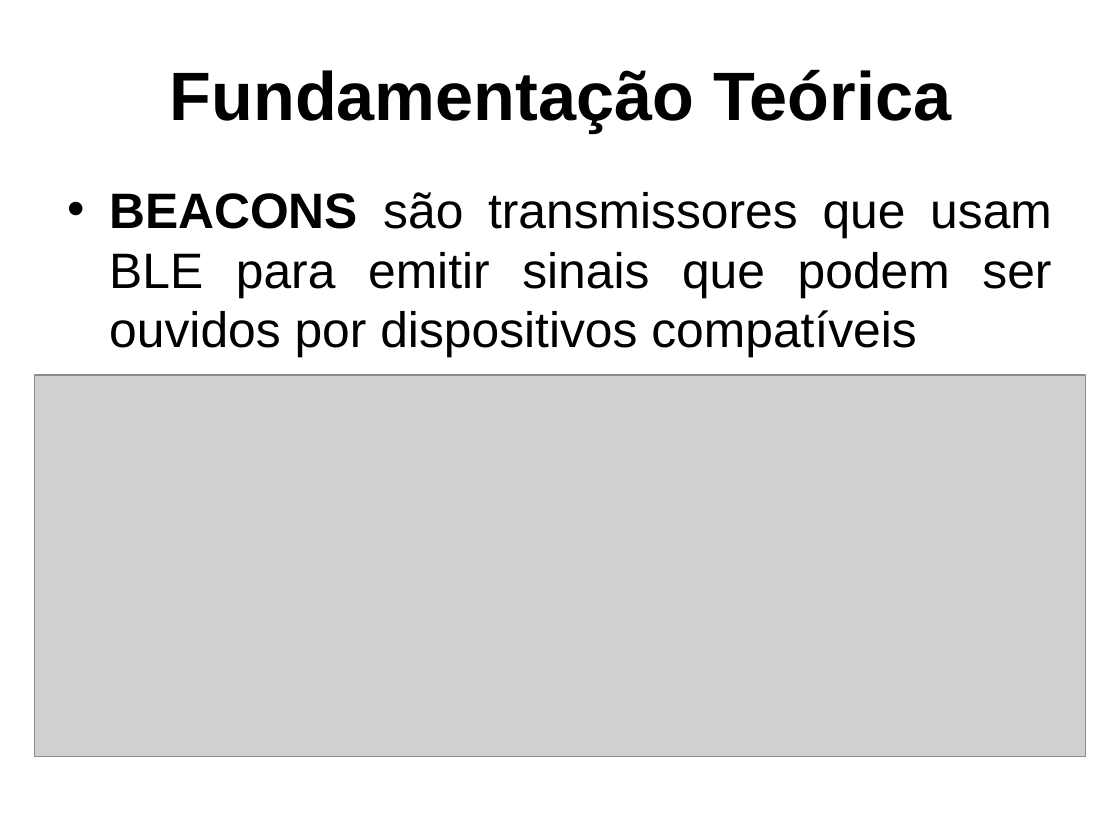
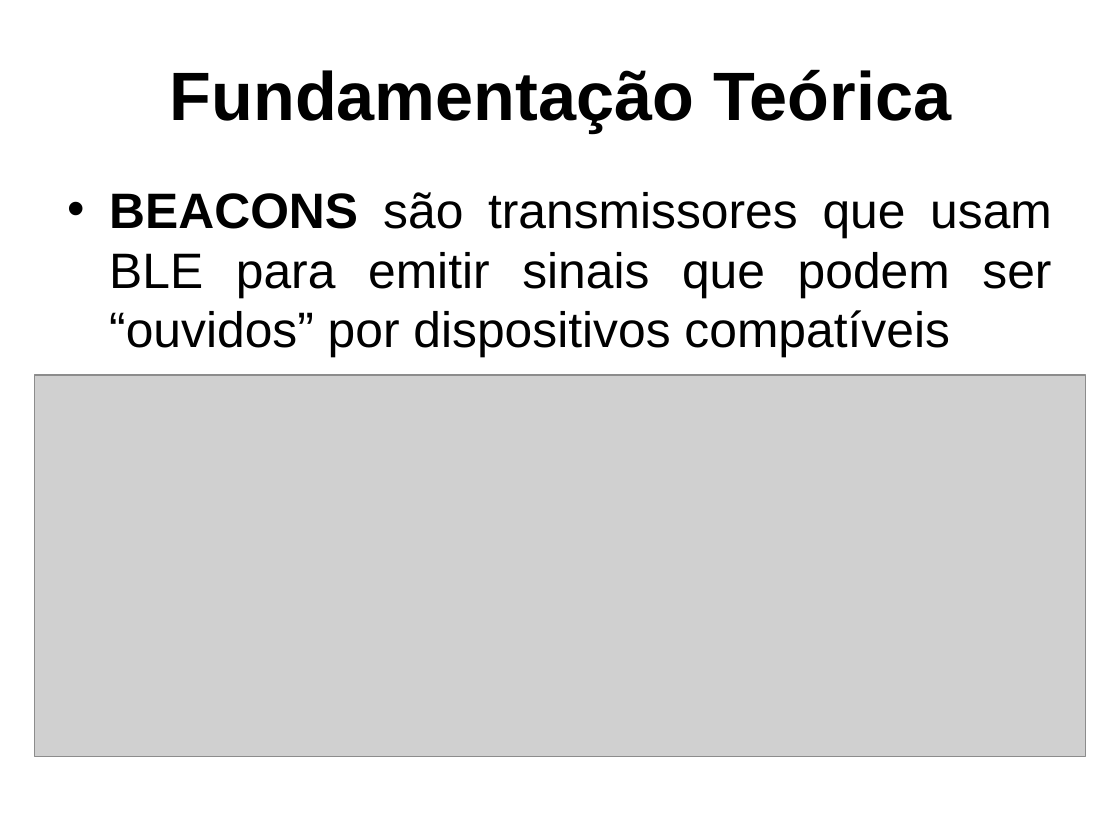
Before and after one commit to dalton-reis/tcc_bcc_2018_2_drkrause_DjonathanRafaelKrause, a slide deck: slide 5 of Textos/ApresentacaoTCC-DjonathanKrause.pptx. Drawn at 1120x840 pixels with LibreOffice and Linux fonts; fonts in the diff are those of the drawing; grey boxes stand for pictures; background and template pictures are left out. Boxes give left, top, right and bottom in pixels: in the first picture for what was removed or moved away, otherwise in the second. Text is boxed around its words. In the diff, an @@ line names an element or a change of style, - is before the commit and + after.

```diff
--- a/Textos/ApresentacaoTCC-DjonathanKrause.pptx
+++ b/Textos/ApresentacaoTCC-DjonathanKrause.pptx
@@ text at <box>109,192,1052,358</box>: text changed @@
-• BEACONS são transmissores que usam BLE para emitir sinais que podem ser ouvidos por dispositivos compatíveis
+• BEACONS são transmissores que usam BLE para emitir sinais que podem ser “ouvidos” por dispositivos compatíveis
```
Also in this commit, not shown: 13 other slides changed, 5 slides added, 46 other files.
